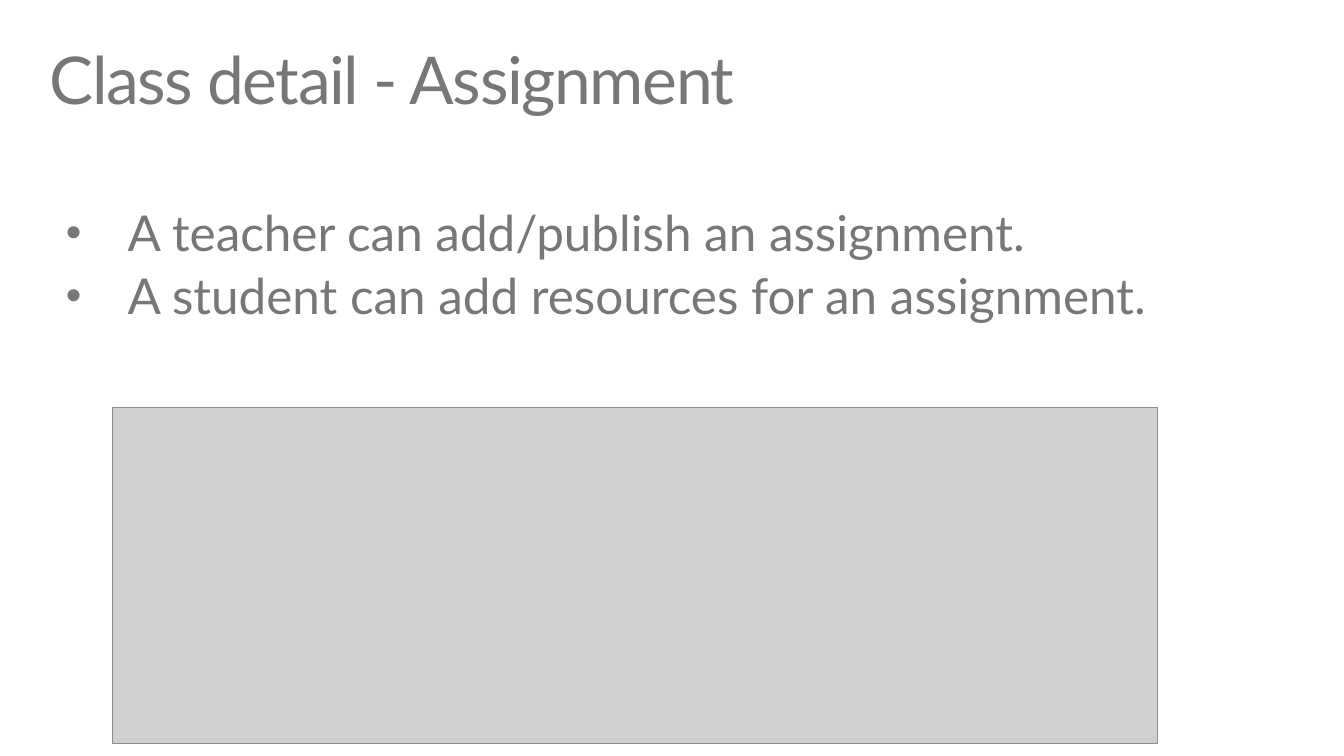
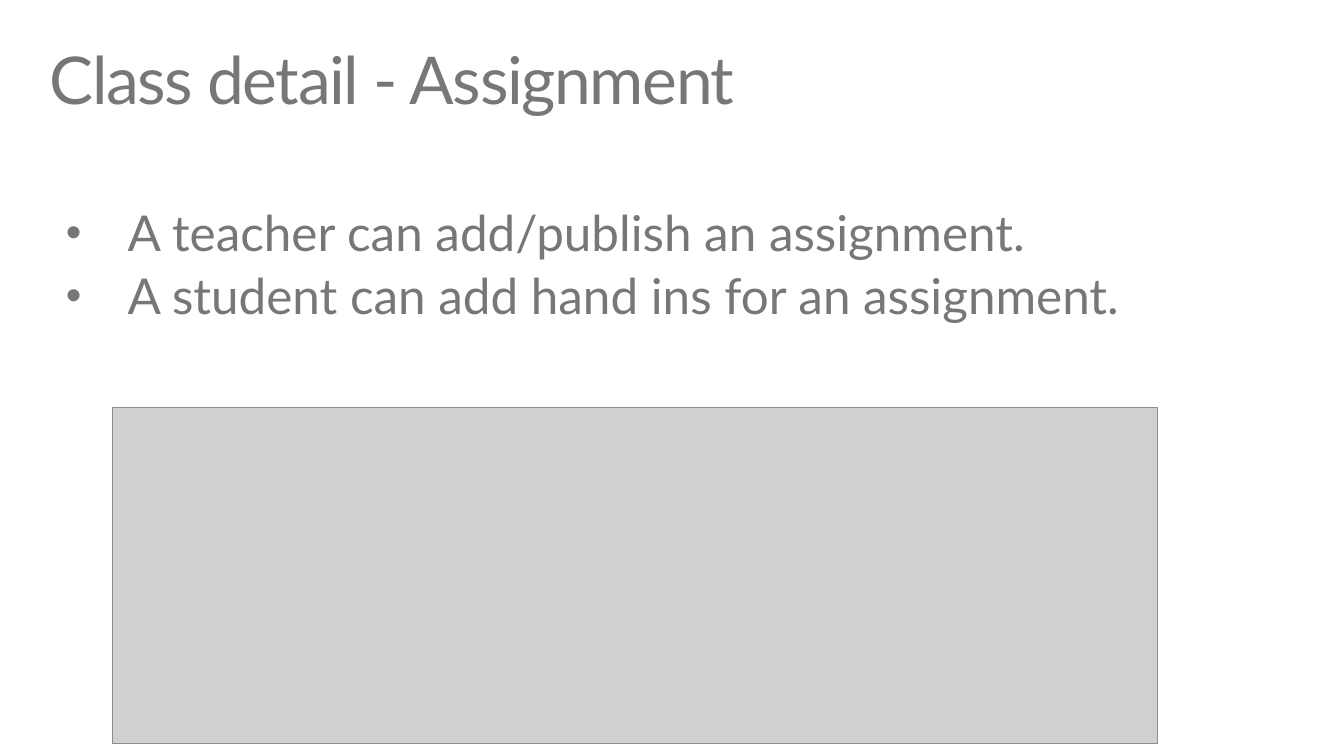
Before and after one commit to TylerLu/EDUGraphAPI-Python, a slide deck: slide 40 of EDU GRAPH-API Demo Script.pptx. Drawn at 1344x756 pixels with LibreOffice and Linux fonts; fonts in the diff are those of the drawing; grey boxes stand for pictures. Boxes give left, top, right and bottom in pixels: in the first picture for what was removed or moved away, otherwise in the second. Text is boxed around its words. In the diff, an @@ line names an element or a change of style, - is before the commit and + after.

```diff
--- a/EDU GRAPH-API Demo Script.pptx
+++ b/EDU GRAPH-API Demo Script.pptx
@@ text at [128, 277, 1119, 323]: text changed @@
-• A student can add resources for an assignment.
+• A student can add hand ins for an assignment.
```
Also in this commit, not shown: 1 other slide changed.
